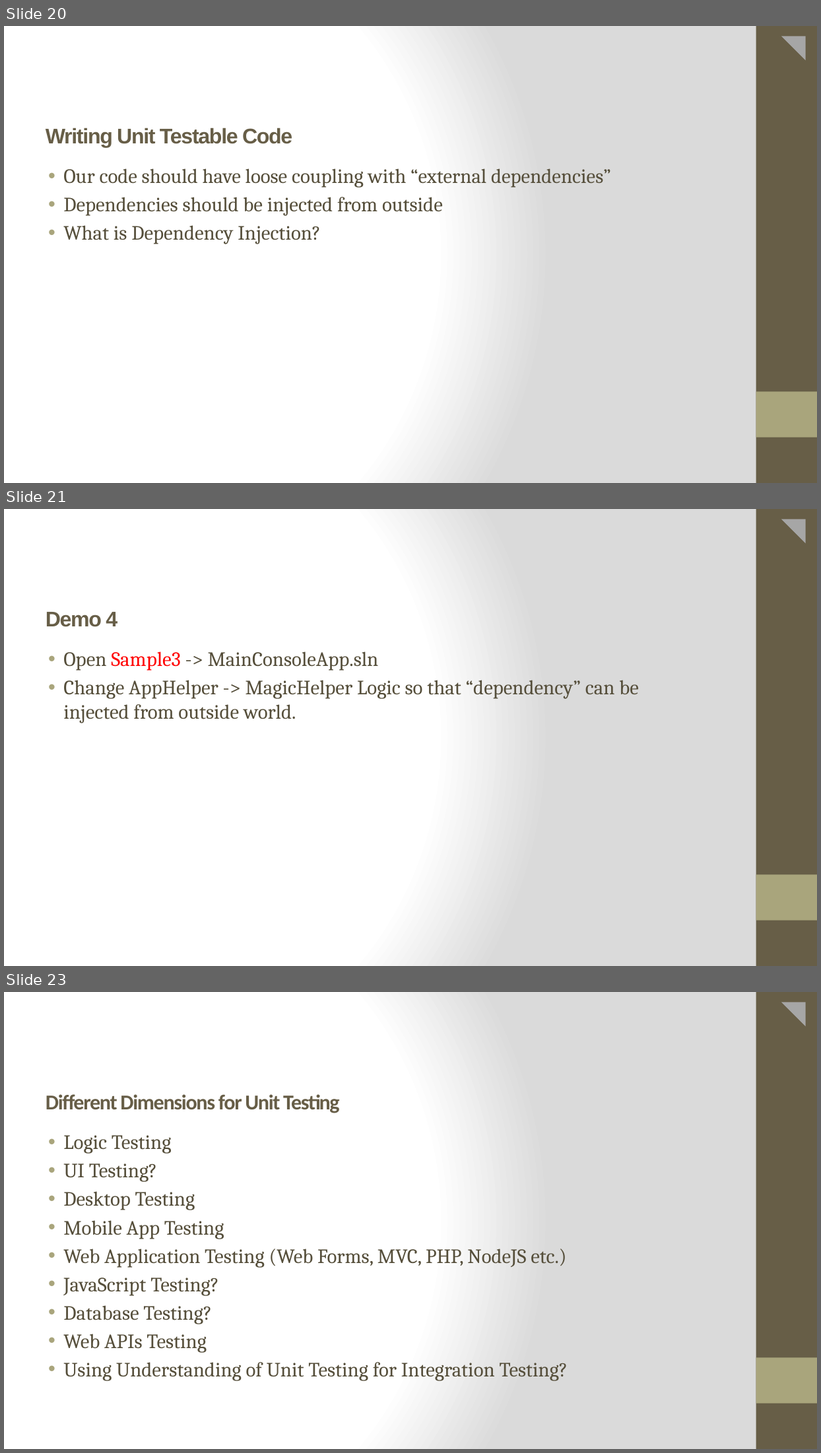
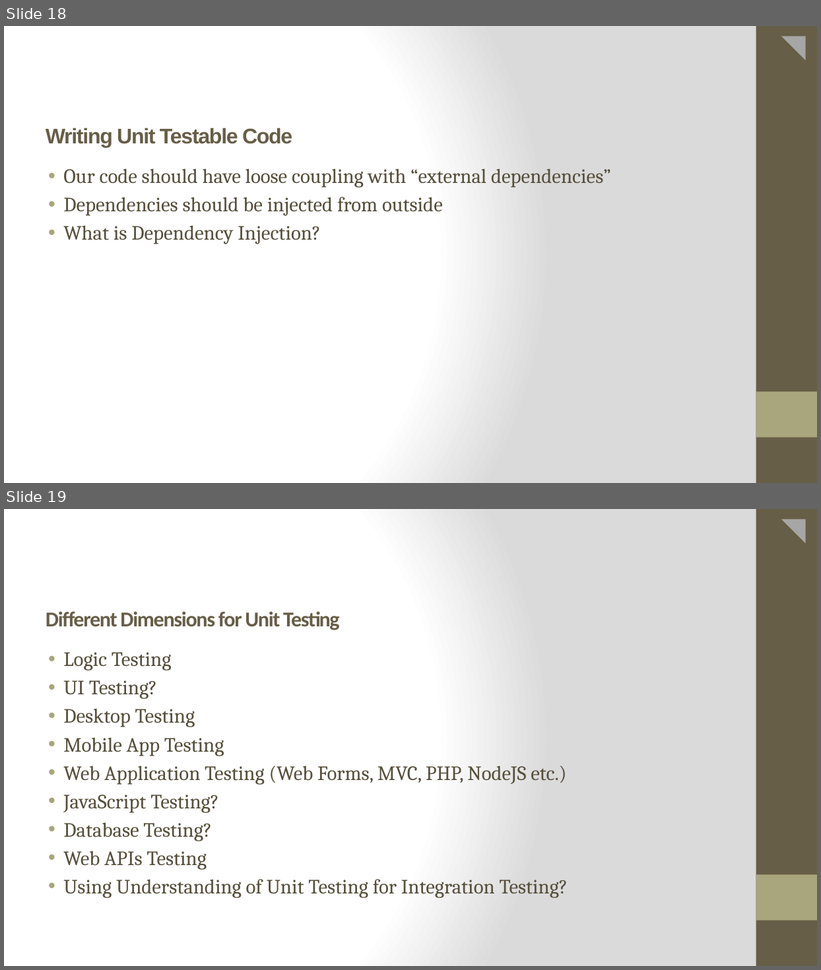
Before and after one commit to Anamika-s/CTS-INTADM21DF006, a slide deck: 24thMay/Unit Testing.pptx. Shown one above the other, each under a label of ours: slides 20, 21 and 23 before the commit, slides 18 and 19 after it; the slides between them are not shown. The pictures are 821x1453 and 821x970 pixels, drawn with LibreOffice and Linux fonts; fonts in the diff are those of the drawing. Boxes give left, top, right and bottom in pixels: in the first picture for what was removed or moved away, otherwise in the second. Text is boxed around its words. In the diff, an @@ line names an element or a change of style, - is before the commit and + after.

```diff
--- a/24thMay/Unit Testing.pptx
+++ b/24thMay/Unit Testing.pptx
@@ slide 21 removed at (4,509,817,966), background gradient #FFFFFF to #DADADA; not listed: 3 template elements that a slide beside it also shows @@
@@ title removed at (46,612,118,627) @@
-Demo 4
@@ subtitle removed at (63,652,639,723) @@
-• Open Sample3 -> MainConsoleApp.sln
-• Change AppHelper -> MagicHelper Logic so that “dependency” can be injected from outside world.
@@ what was slide 20 is now slide 18 @@
@@ what was slide 23 is now slide 19 @@
```
Also in this commit, not shown: 1 slide changed, 3 other slides removed, 13 other files.
